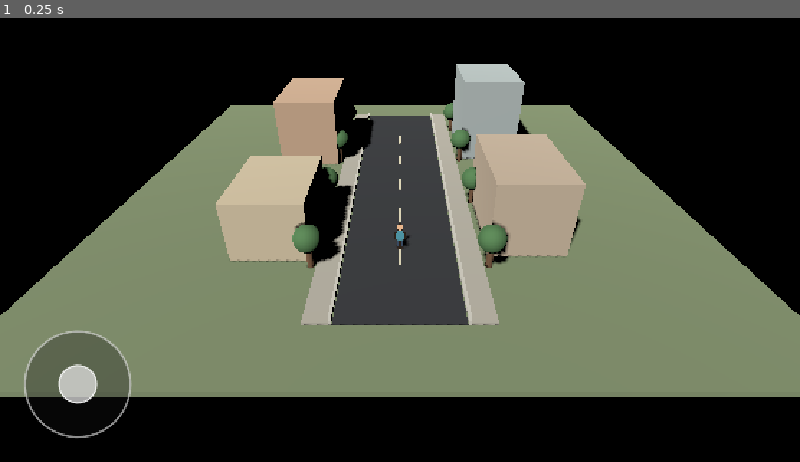
Above: before the commit, frame 1.
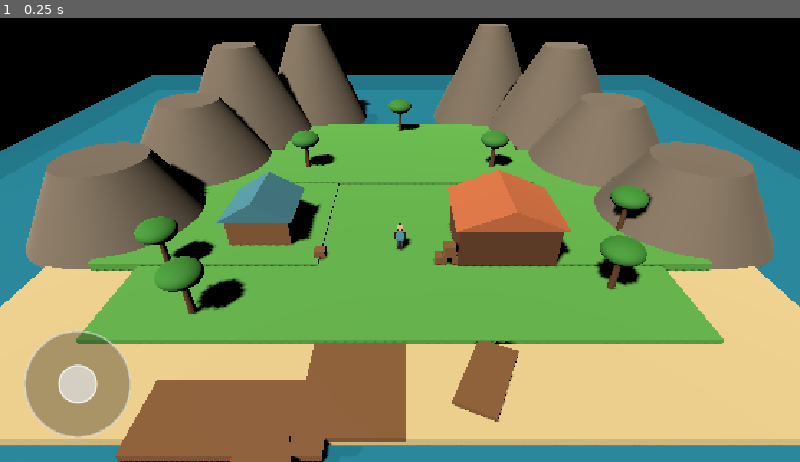
Above: after the commit, the same moment.

Repository: aohmn/GameDemo
Game: Godot game, scene res://scenes/boot/main.tscn
Same seed, same stepped clock (60 frames per second), same inputs: the game is played once before the commit and once after it.
Inputs:
- Up to frame 1 (0.25 s): no input

The runs differ from the first frame. In frame 1, 84% of the frame differs, in the area x 0-100%, y 1-100%.

Commit message:
Chuyển map thành đảo bến cảng nhiệt đới và sửa hướng nhìn Player

Diff:
--- a/maps/vietnam_street/map.gd
+++ b/maps/vietnam_street/map.gd
@@ -1,13 +1,23 @@
 extends Node3D
+
+const WATER_COLOR: Color = Color(0.18, 0.62, 0.78, 0.85)
+const SAND_COLOR: Color = Color(0.92, 0.84, 0.62)
+const GRASS_COLOR: Color = Color(0.38, 0.72, 0.32)
+const CLIFF_COLOR: Color = Color(0.48, 0.44, 0.40)
+const WOOD_COLOR: Color = Color(0.55, 0.38, 0.24)
+const WOOD_DARK: Color = Color(0.40, 0.26, 0.16)
+const ROOF_COLOR: Color = Color(0.82, 0.45, 0.28)
+const LEAF_COLOR: Color = Color(0.24, 0.58, 0.22)
 
 
 func _ready() -> void:
     _make_environment()
-    _make_ground()
-    _make_road()
-    _make_sidewalks()
-    _make_buildings()
-    _make_trees()
+    _make_ocean()
+    _make_island_terrain()
+    _make_mountains()
+    _make_pier_and_harbor()
+    _make_harbor_structures()
+    _make_tropical_trees()
 
 
 func _make_environment() -> void:
@@ -16,69 +26,219 @@
     settings.background_mode = Environment.BG_SKY
     settings.sky = Sky.new()
     settings.ambient_light_source = Environment.AMBIENT_SOURCE_SKY
-    settings.ambient_light_energy = 0.7
+    settings.ambient_light_energy = 0.85
     env.environment = settings
     add_child(env)
 
     var sun := DirectionalLight3D.new()
-    sun.rotation_degrees = Vector3(-45.0, -30.0, 0.0)
-    sun.light_energy = 1.2
+    sun.name = "TropicalSun"
+    sun.rotation_degrees = Vector3(-50.0, -35.0, 0.0)
+    sun.light_color = Color(1.0, 0.96, 0.88)
+    sun.light_energy = 1.3
     sun.shadow_enabled = true
     add_child(sun)
 
 
-func _make_ground() -> void:
-    var pos := Vector3(0.0, -0.2, 0.0)
-    var size := Vector3(42.0, 0.4, 42.0)
-    _box("Ground", pos, size, Color("#82916c"))
-    _add_box_collider("GroundCollision", pos, size)
-
-
-func _make_road() -> void:
-    _box("Road", Vector3(0.0, 0.02, 0.0), Vector3(7.0, 0.05, 34.0), Color("#36383b"))
-
-    for z in range(-14, 15, 5):
-        _box("LaneMark", Vector3(0.0, 0.06, float(z)), Vector3(0.15, 0.03, 2.0), Color("#e5ddbd"))
-
-
-func _make_sidewalks() -> void:
-    for side in [-1.0, 1.0]:
-        var pos := Vector3(side * 4.3, 0.12, 0.0)
-        var size := Vector3(1.5, 0.22, 34.0)
-        _box("Sidewalk", pos, size, Color("#b9b4a5"))
-        _add_box_collider("SidewalkCollision", pos, size)
-
-        var curb_pos := Vector3(side * 3.62, 0.17, 0.0)
-        var curb_size := Vector3(0.16, 0.28, 34.0)
-        _box("Curb", curb_pos, curb_size, Color("#d4d0c3"))
-        _add_box_collider("CurbCollision", curb_pos, curb_size)
-
-
-func _make_buildings() -> void:
-    _building("BuildingA", Vector3(-8.0, 2.8, -7.0), Vector3(5.0, 5.6, 8.0), Color("#c9a98c"))
-    _building("BuildingB", Vector3(-8.0, 2.0, 8.0), Vector3(5.0, 4.0, 7.0), Color("#d4c4a4"))
-    _building("BuildingC", Vector3(8.0, 3.4, -8.0), Vector3(5.0, 6.8, 7.0), Color("#aeb8b5"))
-    _building("BuildingD", Vector3(8.0, 2.5, 7.0), Vector3(5.0, 5.0, 8.0), Color("#c6b39b"))
-
-
-func _building(node_name: String, pos: Vector3, size: Vector3, color: Color) -> void:
-    _box(node_name, pos, size, color)
-    _add_box_collider(node_name + "Collision", pos, size)
-
-
-func _make_trees() -> void:
-    for side in [-1.0, 1.0]:
-        for z in [-12.0, -4.0, 4.0, 12.0]:
-            var trunk := CylinderMesh.new()
-            trunk.top_radius = 0.16
-            trunk.bottom_radius = 0.22
-            trunk.height = 1.6
-            _mesh("TreeTrunk", trunk, Vector3(side * 5.4, 0.8, z), Color("#73533b"))
-
-            var crown := SphereMesh.new()
-            crown.radius = 0.85
-            crown.height = 1.7
-            _mesh("TreeCrown", crown, Vector3(side * 5.4, 2.0, z), Color("#527d4d"))
+func _make_ocean() -> void:
+    var water_mesh := PlaneMesh.new()
+    water_mesh.size = Vector2(80.0, 80.0)
+
+    var water_mat := StandardMaterial3D.new()
+    water_mat.albedo_color = WATER_COLOR
+    water_mat.transparency = BaseMaterial3D.TRANSPARENCY_ALPHA
+    water_mat.roughness = 0.15
+    water_mat.metallic = 0.1
+
+    var water_node := MeshInstance3D.new()
+    water_node.name = "OceanSurface"
+    water_node.mesh = water_mesh
+    water_node.position = Vector3(0.0, -0.15, 0.0)
+    water_node.material_override = water_mat
+    add_child(water_node)
+
+    var seabed_pos := Vector3(0.0, -3.0, 0.0)
+    var seabed_size := Vector3(80.0, 1.0, 80.0)
+    _box("Seabed", seabed_pos, seabed_size, Color(0.12, 0.35, 0.42))
+    _add_box_collider("SeabedCollision", seabed_pos, seabed_size)
+
+
+func _make_island_terrain() -> void:
+    # Bờ biển bãi cát bao quanh
+    var beach_pos := Vector3(0.0, -0.05, 5.0)
+    var beach_size := Vector3(44.0, 0.5, 36.0)
+    _box("SandyBeach", beach_pos, beach_size, SAND_COLOR)
+    _add_box_collider("BeachCollision", beach_pos, beach_size)
+
+    # Cao nguyên cỏ chính trung tâm đảo (người chơi spawn tại z=10.0, y=0.05)
+    var plateaus: Array[Dictionary] = [
+        {"name": "PlateauCenter", "pos": Vector3(0.0, 0.25, 7.0), "size": Vector3(32.0, 0.6, 22.0)},
+        {"name": "PlateauNorth", "pos": Vector3(0.0, 0.45, -6.0), "size": Vector3(22.0, 0.8, 14.0)},
+        {"name": "PlateauWest", "pos": Vector3(-12.0, 0.35, 3.0), "size": Vector3(14.0, 0.7, 18.0)},
+        {"name": "PlateauEast", "pos": Vector3(12.0, 0.35, 3.0), "size": Vector3(14.0, 0.7, 18.0)},
+    ]
+    for p in plateaus:
+        _box(p["name"], p["pos"], p["size"], GRASS_COLOR)
+        _add_box_collider(p["name"] + "Col", p["pos"], p["size"])
+
+
+func _make_mountains() -> void:
+    # Núi và bờ đá ôm cánh cung tạo vịnh tự nhiên, chừa cửa biển ở phía Bắc (Z < -15)
+    var cliffs: Array[Dictionary] = [
+        {"pos": Vector3(-18.0, 3.0, -4.0), "r_top": 2.5, "r_bot": 6.5, "h": 6.0},
+        {"pos": Vector3(-16.0, 4.5, -12.0), "r_top": 2.0, "r_bot": 7.0, "h": 9.0},
+        {"pos": Vector3(-10.0, 5.0, -18.0), "r_top": 1.5, "r_bot": 6.0, "h": 10.0},
+        {"pos": Vector3(18.0, 3.0, -4.0), "r_top": 2.5, "r_bot": 6.5, "h": 6.0},
+        {"pos": Vector3(16.0, 4.5, -12.0), "r_top": 2.0, "r_bot": 7.0, "h": 9.0},
+        {"pos": Vector3(10.0, 5.0, -18.0), "r_top": 1.5, "r_bot": 6.0, "h": 10.0},
+        # Đồi chắn gió phía Tây và Đông
+        {"pos": Vector3(-20.0, 2.5, 6.0), "r_top": 3.0, "r_bot": 6.0, "h": 5.0},
+        {"pos": Vector3(20.0, 2.5, 6.0), "r_top": 3.0, "r_bot": 6.0, "h": 5.0},
+    ]
+
+    var idx := 0
+    for c in cliffs:
+        idx += 1
+        var cyl := CylinderMesh.new()
+        cyl.top_radius = c["r_top"]
+        cyl.bottom_radius = c["r_bot"]
+        cyl.height = c["h"]
+        var name_str := "Cliff_" + str(idx)
+        _mesh(name_str, cyl, c["pos"], CLIFF_COLOR)
+
+        var body := StaticBody3D.new()
+        body.name = name_str + "Col"
+        body.position = c["pos"]
+        var col := CollisionShape3D.new()
+        var shape := CylinderShape3D.new()
+        shape.radius = c["r_bot"] * 0.85
+        shape.height = c["h"]
+        col.shape = shape
+        body.add_child(col)
+        add_child(body)
+
+
+func _make_pier_and_harbor() -> void:
+    # Cầu tàu chính bằng gỗ vươn dài ra vịnh nước phía trước (từ bến cảng ra phía Nam/Tây)
+    var main_pier_pos := Vector3(-2.0, 0.15, 17.5)
+    var main_pier_size := Vector3(4.5, 0.35, 11.0)
+    _box("MainPierPlanks", main_pier_pos, main_pier_size, WOOD_COLOR)
+    _add_box_collider("MainPierCol", main_pier_pos, main_pier_size)
+
+    # Cầu tàu nhánh chữ T tạo khu neo đậu thuyền (docking bay)
+    var t_pier_pos := Vector3(-7.0, 0.15, 22.0)
+    var t_pier_size := Vector3(8.0, 0.35, 3.5)
+    _box("TPierPlanks", t_pier_pos, t_pier_size, WOOD_COLOR)
+    _add_box_collider("TPierCol", t_pier_pos, t_pier_size)
+
+    # Cọc gỗ cầu tàu cắm xuống nước
+    var post_positions: Array[Vector3] = [
+        Vector3(-4.0, -0.4, 13.0), Vector3(0.0, -0.4, 13.0),
+        Vector3(-4.0, -0.4, 17.5), Vector3(0.0, -0.4, 17.5),
+        Vector3(-4.0, -0.4, 22.0), Vector3(0.0, -0.4, 22.0),
+        Vector3(-8.0, -0.4, 22.0), Vector3(-10.5, -0.4, 22.0),
+    ]
+    for p in post_positions:
+        var post := CylinderMesh.new()
+        post.top_radius = 0.16
+        post.bottom_radius = 0.18
+        post.height = 1.4
+        _mesh("PierPost", post, p, WOOD_DARK)
+
+    # Thuyền gỗ neo đậu mẫu tại vịnh
+    _boat("DockedBoat1", Vector3(-5.0, 0.05, 25.0), Vector3(2.2, 0.8, 4.5), 15.0)
+    _boat("DockedBoat2", Vector3(4.0, 0.05, 20.0), Vector3(2.0, 0.75, 4.0), -25.0)
+
+
+func _boat(b_name: String, pos: Vector3, size: Vector3, rot_y: float) -> void:
+    var hull := BoxMesh.new()
+    hull.size = size
+    var node := MeshInstance3D.new()
+    node.name = b_name
+    node.mesh = hull
+    node.position = pos
+    node.rotation_degrees.y = rot_y
+    node.material_override = _mat(WOOD_COLOR)
+    add_child(node)
+
+    var body := StaticBody3D.new()
+    body.name = b_name + "Col"
+    body.position = pos
+    body.rotation_degrees.y = rot_y
+    var col := CollisionShape3D.new()
+    var shape := BoxShape3D.new()
+    shape.size = size
+    col.shape = shape
+    body.add_child(col)
+    add_child(body)
+
+
+func _make_harbor_structures() -> void:
+    # Nhà kho bến cảng (Harbor Warehouse) và chòi điều hành
+    _building("FisheryWarehouse", Vector3(6.5, 1.8, 9.5), Vector3(6.0, 2.8, 5.0), WOOD_DARK, ROOF_COLOR)
+    _building("BaitHut", Vector3(-9.0, 1.5, 8.0), Vector3(4.0, 2.2, 4.0), WOOD_COLOR, Color(0.28, 0.55, 0.65))
+
+    # Thùng gỗ chứa đồ và thùng phi ven cảng
+    var crates: Array[Vector3] = [
+        Vector3(2.5, 0.75, 11.5), Vector3(3.5, 0.75, 11.5),
+        Vector3(3.0, 1.45, 11.5), Vector3(-5.0, 0.75, 11.0)
+    ]
+    var c_idx := 0
+    for cr in crates:
+        c_idx += 1
+        var sz := Vector3(0.7, 0.7, 0.7)
+        _box("Crate_" + str(c_idx), cr, sz, WOOD_COLOR)
+        _add_box_collider("CrateCol_" + str(c_idx), cr, sz)
+
+
+func _building(b_name: String, pos: Vector3, size: Vector3, wall_color: Color, roof_color: Color) -> void:
+    # Thân nhà
+    _box(b_name + "Wall", pos, size, wall_color)
+    _add_box_collider(b_name + "Col", pos, size)
+
+    # Mái nhà dốc
+    var roof := PrismMesh.new()
+    roof.size = Vector3(size.x + 0.6, 1.3, size.z + 0.6)
+    var roof_pos := pos + Vector3(0.0, size.y * 0.5 + 0.65, 0.0)
+    _mesh(b_name + "Roof", roof, roof_pos, roof_color)
+
+
+func _make_tropical_trees() -> void:
+    # Hàng dừa và cây nhiệt đới ven bờ biển và sườn đồi
+    var tree_locs: Array[Vector3] = [
+        Vector3(-14.0, 0.6, 12.0),
+        Vector3(-11.0, 0.6, 16.0),
+        Vector3(12.0, 0.6, 14.0),
+        Vector3(15.0, 0.6, 8.0),
+        Vector3(8.0, 0.8, -2.0),
+        Vector3(-8.0, 0.8, -2.0),
+        Vector3(0.0, 0.9, -11.0),
+    ]
+
+    var t_idx := 0
+    for loc in tree_locs:
+        t_idx += 1
+        var trunk := CylinderMesh.new()
+        trunk.top_radius = 0.14
+        trunk.bottom_radius = 0.22
+        trunk.height = 2.4
+        _mesh("PalmTrunk_" + str(t_idx), trunk, loc + Vector3(0.0, 1.2, 0.0), WOOD_DARK)
+
+        var crown := SphereMesh.new()
+        crown.radius = 1.15
+        crown.height = 1.3
+        _mesh("PalmCrown_" + str(t_idx), crown, loc + Vector3(0.0, 2.5, 0.0), LEAF_COLOR)
+
+        # Collider thân cây
+        var body := StaticBody3D.new()
+        body.name = "TreeCol_" + str(t_idx)
+        body.position = loc + Vector3(0.0, 1.2, 0.0)
+        var col := CollisionShape3D.new()
+        var shape := CylinderShape3D.new()
+        shape.radius = 0.25
+        shape.height = 2.4
+        col.shape = shape
+        body.add_child(col)
+        add_child(body)
 
 
 func _add_box_collider(node_name: String, pos: Vector3, size: Vector3) -> void:
@@ -113,5 +273,5 @@
 func _mat(color: Color) -> StandardMaterial3D:
     var material := StandardMaterial3D.new()
     material.albedo_color = color
-    material.roughness = 0.9
+    material.roughness = 0.85
     return material
--- a/modules/player/logic/player.gd
+++ b/modules/player/logic/player.gd
@@ -9,6 +9,8 @@
 var visual: MeshInstance3D
 var shader_material: ShaderMaterial
 var walk_phase: float = 0.0
+var current_facing: int = 0
+var current_flip: bool = false
 
 
 func set_move_direction(direction: Vector2) -> void:
@@ -75,18 +77,21 @@
     if shader_material == null:
         return
 
+    if moving:
+        if absf(move_direction.x) > absf(move_direction.y):
+            current_facing = 2
+            current_flip = move_direction.x > 0.0
+        elif move_direction.y > 0.0:
+            current_facing = 1
+            current_flip = false
+        else:
+            current_facing = 0
+            current_flip = false
+
     shader_material.set_shader_parameter("walk_phase", walk_phase)
     shader_material.set_shader_parameter("moving", 1.0 if moving else 0.0)
-
-    if absf(move_direction.x) > absf(move_direction.y):
-        shader_material.set_shader_parameter("facing", 2)
-        shader_material.set_shader_parameter("flip_horizontal", move_direction.x > 0.0)
-    elif move_direction.y > 0.0:
-        shader_material.set_shader_parameter("facing", 1)
-        shader_material.set_shader_parameter("flip_horizontal", false)
-    else:
-        shader_material.set_shader_parameter("facing", 0)
-        shader_material.set_shader_parameter("flip_horizontal", false)
+    shader_material.set_shader_parameter("facing", current_facing)
+    shader_material.set_shader_parameter("flip_horizontal", current_flip)
 
 
 func _update_billboard() -> void:
Not shown, added: modules/player/api/player_api.gd.uid
Not shown, added: modules/player/assets/player.gdshader.uid
Not shown, added: modules/player/logic/player.gd.uid
Not shown, added: modules/player/scenes/dev.gd.uid
Not shown, changed: AGENTS.md
Not shown, changed: CHANGELOG.md
Not shown, added: docs/decisions/0001-dinh-huong-cau-ca-va-dao-ben-cang.md
